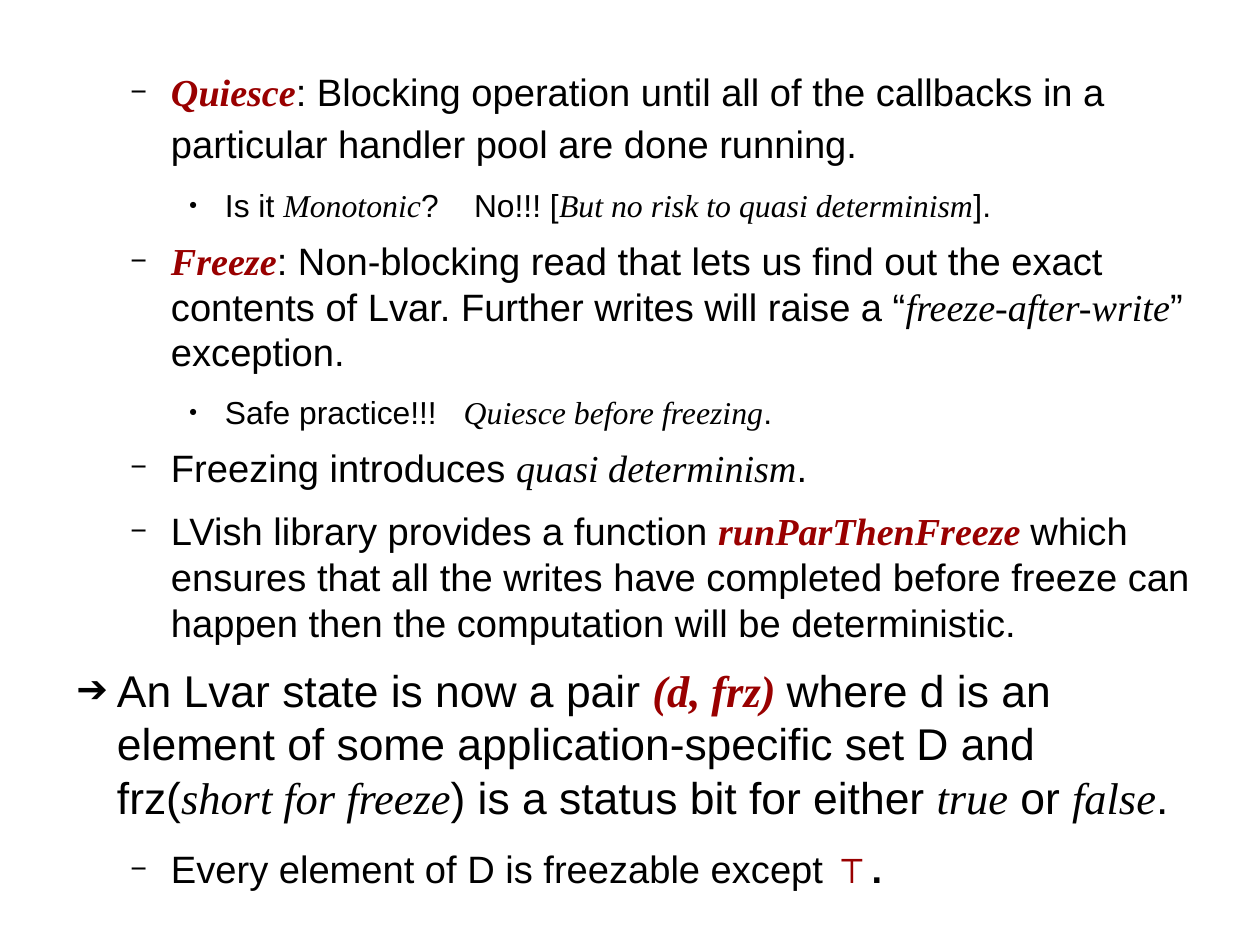
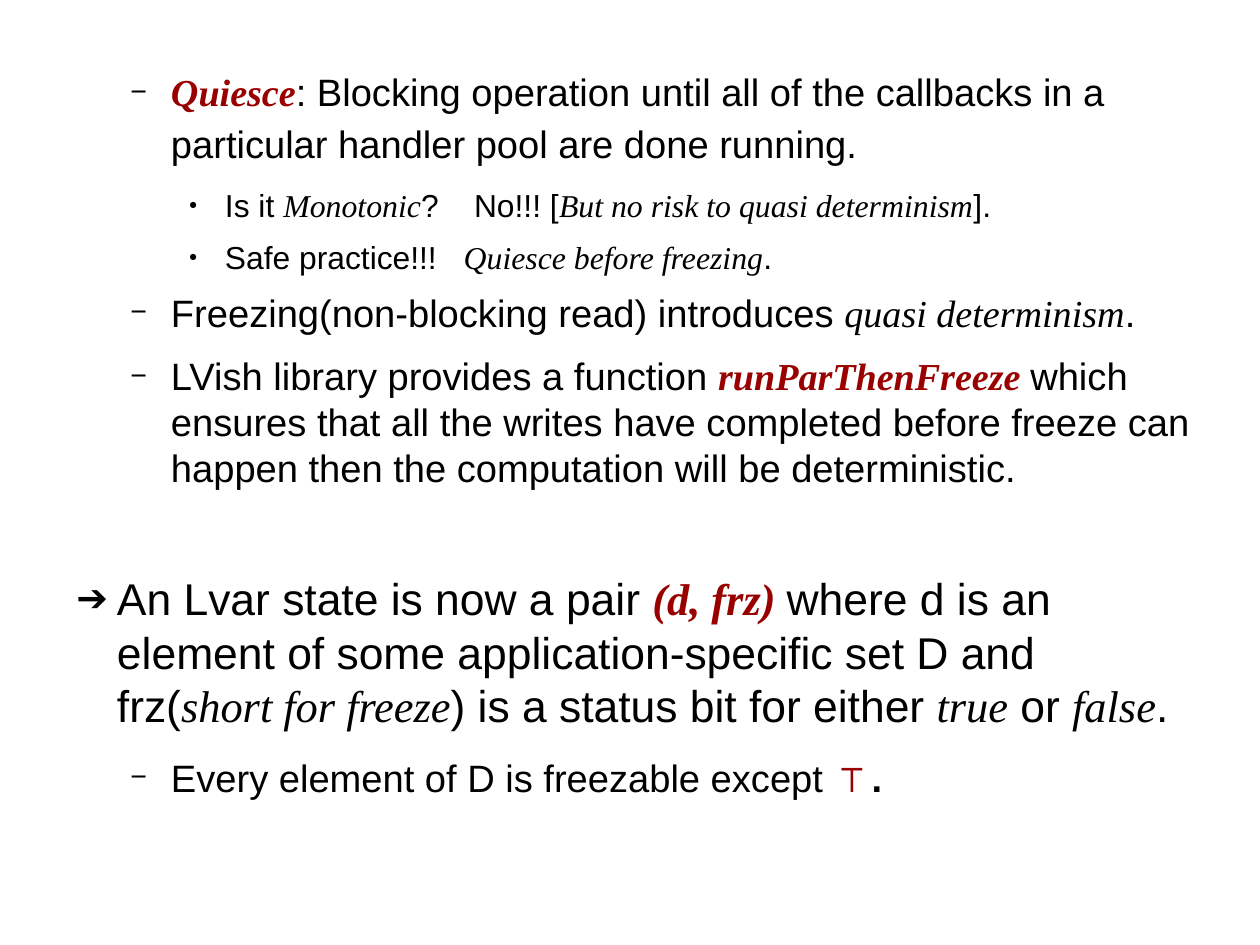
Before and after one commit to sentinel88/Personal, a slide deck: slide 14 of Talk.odp. Drawn at 1260x945 pixels with LibreOffice and Linux fonts; fonts in the diff are those of the drawing. Boxes give left, top, right and bottom in pixels: in the first picture for what was removed or moved away, otherwise in the second. Text is boxed around its words. In the diff, an @@ line names an element or a change of style, - is before the commit and + after.

```diff
--- a/Talk.odp
+++ b/Talk.odp
@@ text at <box>171,247,1183,374</box>: paragraph removed @@
-  − Freeze: Non-blocking read that lets us find out the exact contents of Lvar. Further writes will raise a “freeze-after-write” exception.
@@ text at <box>171,299,1135,335</box>: text changed @@
-  − Freezing introduces quasi determinism.
+  − Freezing(non-blocking read) introduces quasi determinism.
```
Also in this commit, not shown: 8 other slides changed, 3 other files.
